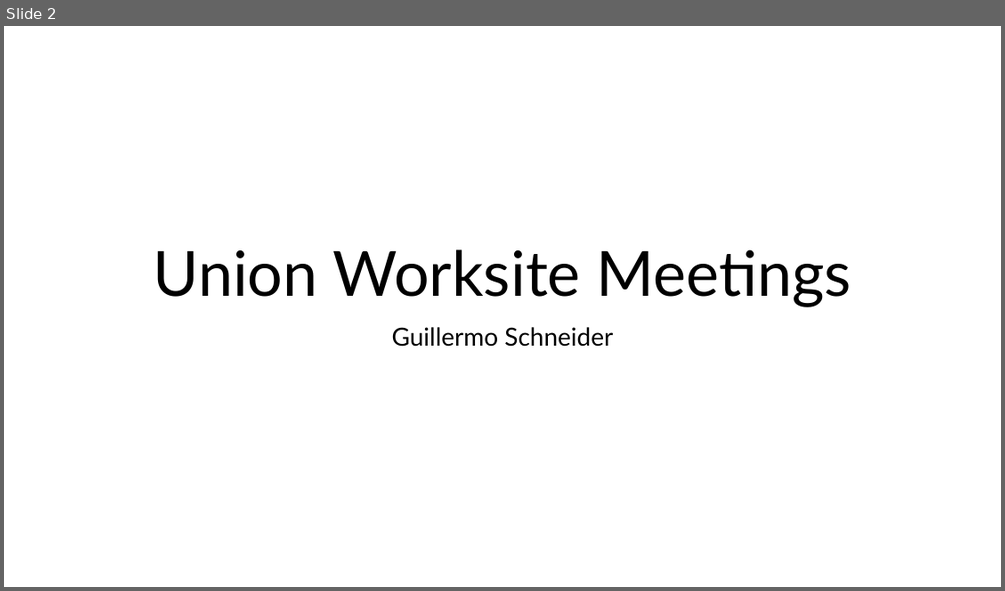
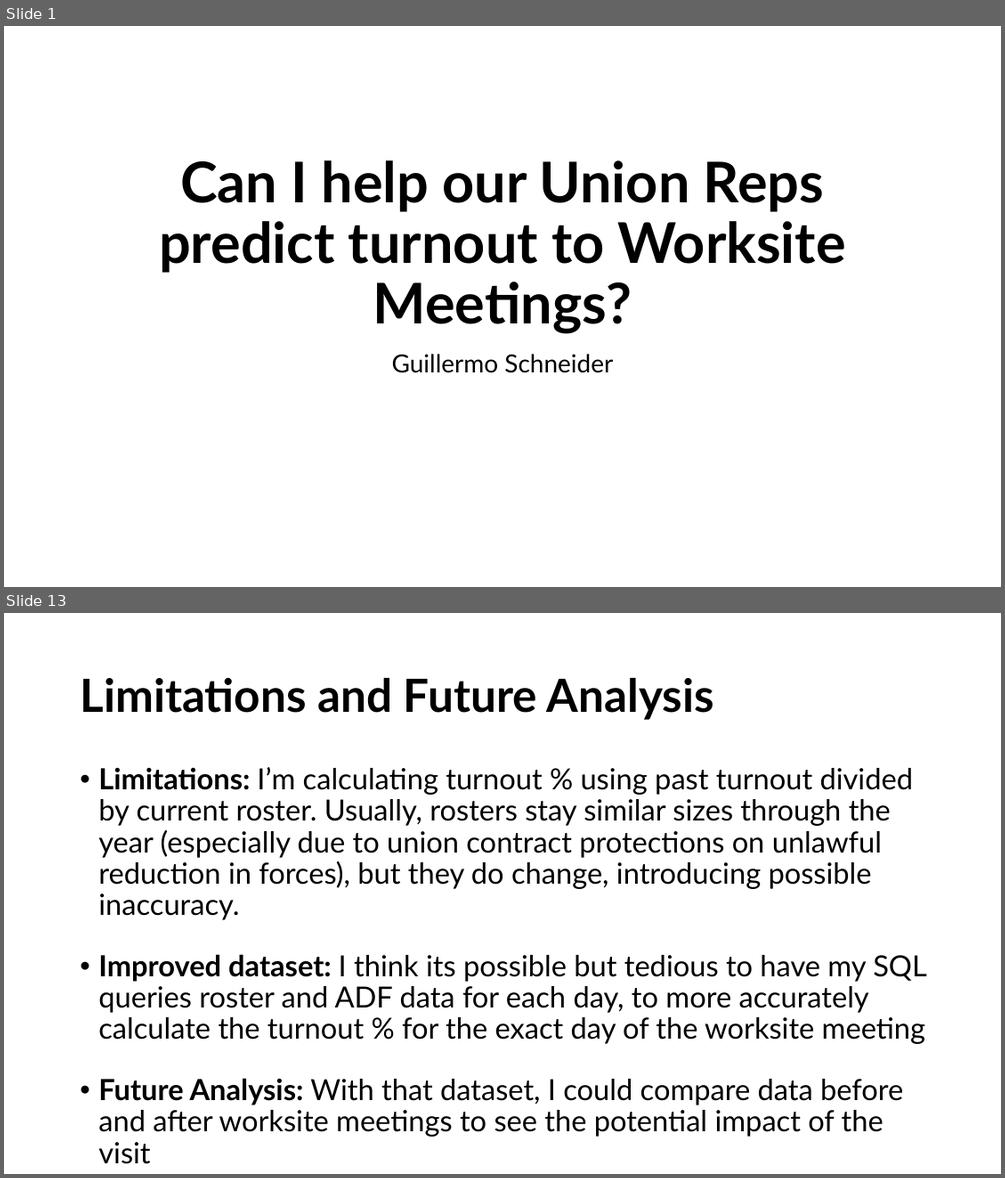
Before and after one commit to GuillermoCharlesSchneider/DATA-606, a slide deck: Project/FinalProjectPresentation.pptx. Shown one above the other, each under a label of ours: slide 2 before the commit, slides 1 and 13 after it; the slides between them are not shown. The pictures are 1005x591 and 1005x1178 pixels, drawn with LibreOffice and Linux fonts; fonts in the diff are those of the drawing. Boxes give left, top, right and bottom in pixels: in the first picture for what was removed or moved away, otherwise in the second. Text is boxed around its words. In the diff, an @@ line names an element or a change of style, - is before the commit and + after.

```diff
--- a/Project/FinalProjectPresentation.pptx
+++ b/Project/FinalProjectPresentation.pptx
@@ slide 13 added at (4, 613, 1001, 1174), background #FFFFFF @@
@@ title added at (80, 678, 714, 720), 44 pt, text #000000, bold @@
+Limitations and Future Analysis
@@ text added at (98, 767, 927, 1164), 28 pt, text #000000 @@
+• Limitations: I’m calculating turnout % using past turnout divided by current roster. Usually, rosters stay similar sizes through the year (especially due to union contract protections on unlawful reduction in forces), but they do change, introducing possible inaccuracy.
+• Improved dataset: I think its possible but tedious to have my SQL queries roster and ADF data for each day, to more accurately calculate the turnout % for the exact day of the worksite meeting
+• Future Analysis: With that dataset, I could compare data before and after worksite meetings to see the potential impact of the visit
@@ what was slide 2 is now slide 1 @@
@@ slide 1 changed as well @@
@@ title at (159, 160, 846, 334): text changed; size 60 to 54 pt; bold on @@
-Union Worksite Meetings
+Can I help our Union Reps predict turnout to Worksite Meetings?
@@ subtitle "Guillermo Schneider": place and size @@
-subtitle "Guillermo Schneider" at (392, 327, 613, 346)
+subtitle "Guillermo Schneider" at (392, 354, 613, 373)
```
Also in this commit, not shown: 12 other slides added, 6 slides removed, 4 other files.
